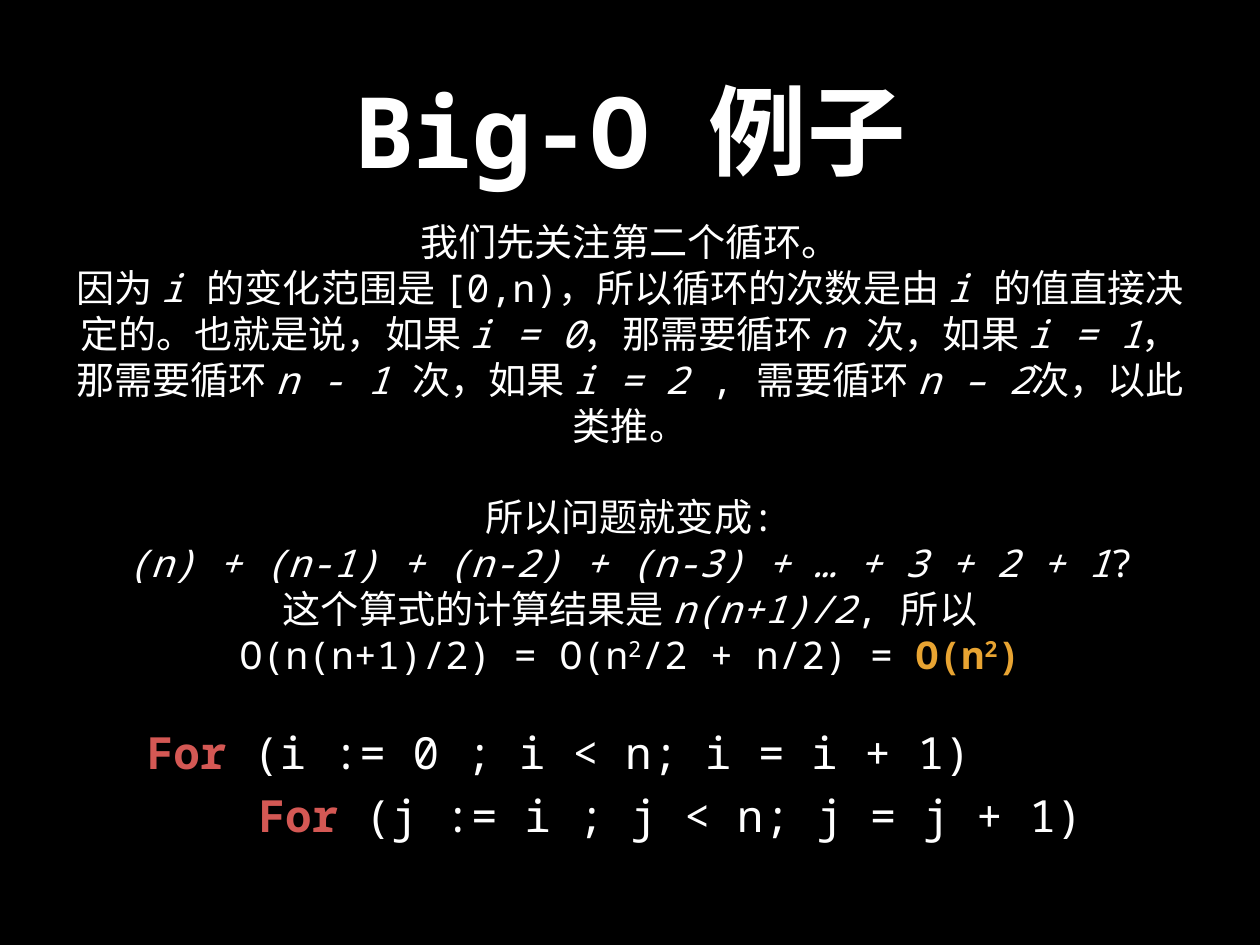
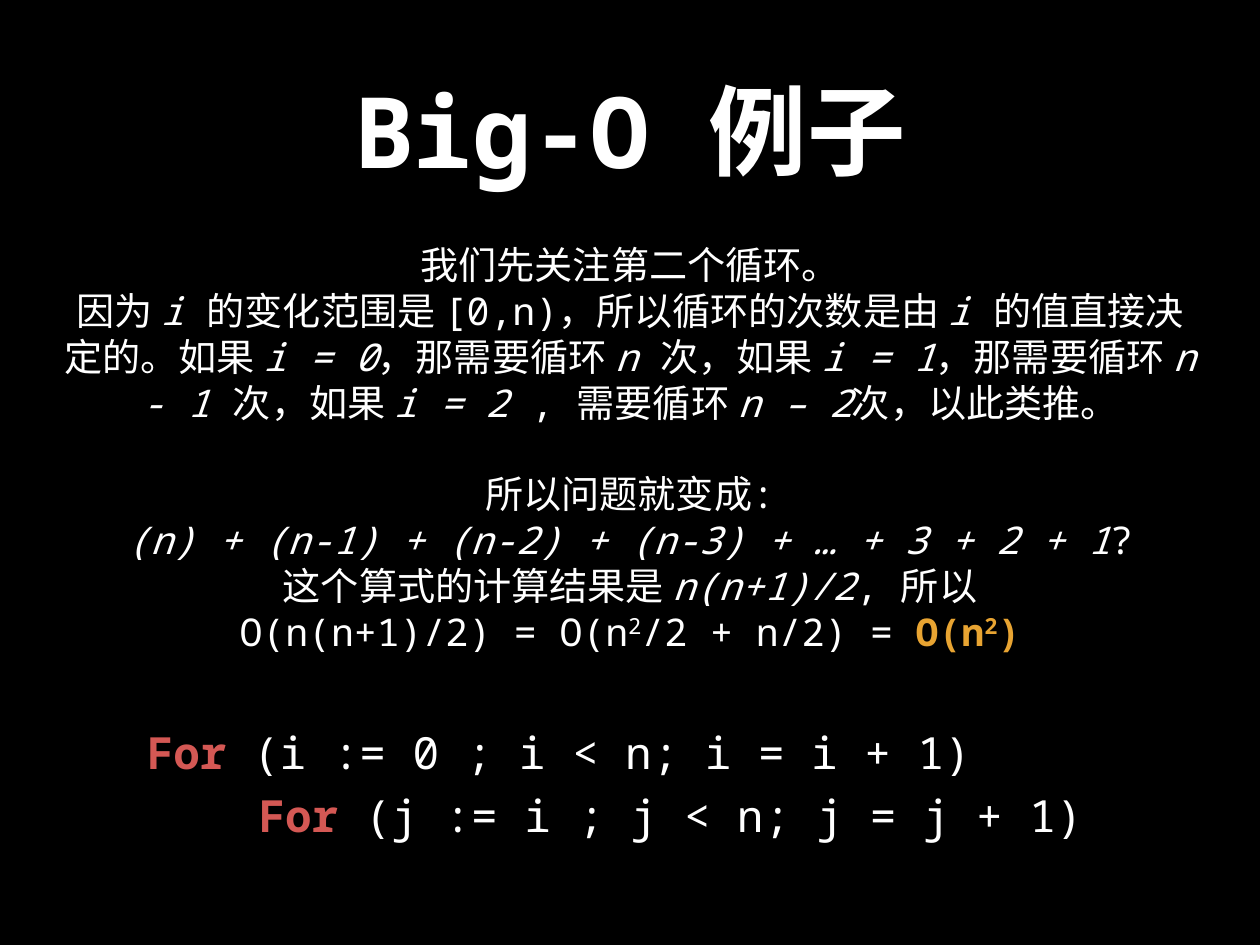
Before and after one commit to spring2go/Algorithms, a slide deck: slide 16 of slides/datastructures/ds_intro_slides.pptx. Drawn at 1260x945 pixels with LibreOffice and Linux fonts; fonts in the diff are those of the drawing. Boxes give left, top, right and bottom in pixels: in the first picture for what was removed or moved away, otherwise in the second. Text is boxed around its words. In the diff, an @@ line names an element or a change of style, - is before the commit and + after.

```diff
--- a/slides/datastructures/ds_intro_slides.pptx
+++ b/slides/datastructures/ds_intro_slides.pptx
@@ text at (x1=64, y1=292, x2=1196, y2=421): text changed @@
-因为 i 的变化范围是 [0,n)，所以循环的次数是由 i 的值直接决定的。也就是说，如果 i = 0，那需要循环 n 次，如果 i = 1，那需要循环 n - 1 次，如果 i = 2 , 需要循环 n – 2次，以此类推。
+因为 i 的变化范围是 [0,n)，所以循环的次数是由 i 的值直接决定的。如果 i = 0，那需要循环 n 次，如果 i = 1，那需要循环 n - 1 次，如果 i = 2 , 需要循环 n – 2次，以此类推。
```
Also in this commit, not shown: 9 other slides changed, 1 other file.
